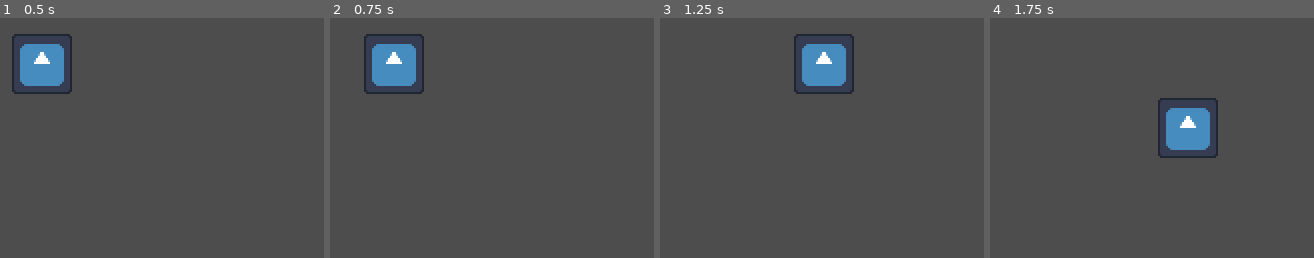
Above: before the commit, frames 1-4 (left to right).
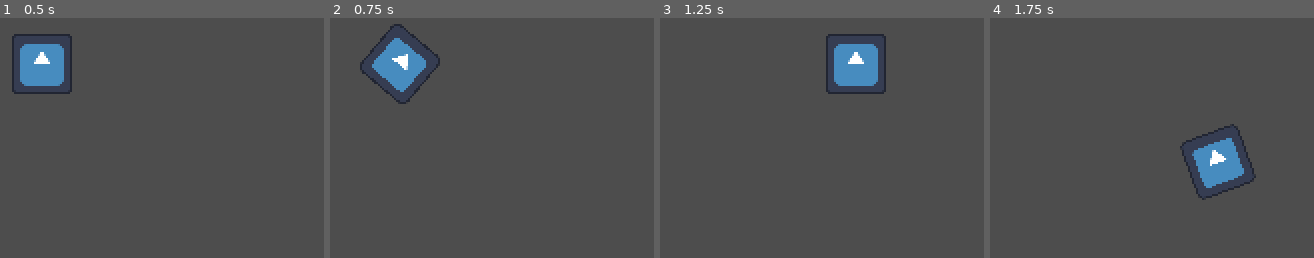
Above: after the commit, the same moments.

Repository: GabrielAF-Faca/GMTK-2025
Game: Godot game, scene res://scenes/main.tscn
Same seed, same stepped clock (60 frames per second), same inputs: the game is played once before the commit and once after it. The engine's default icon, where the game draws it, is replaced by a stand-in: a white triangle on a blue panel in a dark square.
Inputs:
- Up to frame 1 (0.5 s): no input
- Up to frame 2 (0.75 s): tap Enter at 0.5 s; hold Right (move_right) from 0.53 s (still down); tap Shift (roll) at 0.6 s
- Up to frame 3 (1.25 s): keep holding Right (move_right)
- Up to frame 4 (1.75 s): release Right (move_right) at 1.28 s; hold Down (move_down) from 1.28 s (still down); tap Shift (roll) at 1.35 s

Frame 1 is identical in both runs. In frame 2, 2.1% of the frame differs, in the area x 9-34%, y 2-36%; in frame 3, 4.2%; in frame 4, 5.4%, in the area x 51-83%, y 33-76%.

Commit message:
Roll adicionado

Diff:
--- a/scenes/components/animation_component.gd
+++ b/scenes/components/animation_component.gd
@@ -2,7 +2,8 @@
 extends Node
 
 @export_subgroup("Nodes")
-@export var sprite: AnimatedSprite2D
+@export var sprite: Sprite2D
+@export var animation_player: AnimationPlayer
 
 func handle_horizontal_flip(move_direction:float) -> void:
 	if move_direction == 0:
@@ -17,3 +18,8 @@
 		sprite.play("run")
 	else:
 		sprite.play("idle")
+
+func handle_roll_animation(move_direction: Vector2, dodge_duration: float) -> void:
+	if move_direction != Vector2.ZERO:
+		animation_player.speed_scale = 1.0/dodge_duration
+		animation_player.play("roll_left" if move_direction.x < 0 else "roll_right")
--- a/scenes/components/roll_component.gd
+++ b/scenes/components/roll_component.gd
@@ -1,2 +1,29 @@
 class_name RollComponent
 extends Node
+
+@export_subgroup("Settings")
+@export var dodge_speed: float = 120.0
+@export var dodge_duration: float = 0.3
+
+var dodge_roll_dir: Vector2 = Vector2.ZERO
+var dodge_roll_timer: float = 0.0
+
+var rolling = false
+
+func handle_roll_movement(body: CharacterBody2D, direction: Vector2, delta: float) -> void:
+	var elapsed_percent = 1.0 - (dodge_roll_timer/dodge_duration)
+	var current_speed = lerp(dodge_speed, dodge_speed*0.5, elapsed_percent)
+
+	body.velocity = dodge_roll_dir*current_speed
+
+	dodge_roll_timer -= delta
+
+	if dodge_roll_timer <= 0.0:
+		dodge_roll_dir = Vector2.ZERO
+		rolling = false
+
+func _dodge_roll(direction: Vector2) -> void:
+	if direction != Vector2.ZERO:
+		dodge_roll_dir = direction
+		dodge_roll_timer = dodge_duration
+		rolling = true
--- a/scenes/player.tscn
+++ b/scenes/player.tscn
@@ -1,24 +1,83 @@
-[gd_scene load_steps=7 format=3 uid="uid://b5a20owxyt7xw"]
+[gd_scene load_steps=12 format=3 uid="uid://b5a20owxyt7xw"]
 
 [ext_resource type="Texture2D" uid="uid://cplm0vb06pbdj" path="res://icon.svg" id="1_3vyb7"]
 [ext_resource type="Script" uid="uid://dqbvkgds11omj" path="res://scripts/player.gd" id="1_g2els"]
 [ext_resource type="PackedScene" uid="uid://cbiigovafycyr" path="res://scenes/components/input_component.tscn" id="3_dqkch"]
 [ext_resource type="PackedScene" uid="uid://baclhg3vo55mk" path="res://scenes/components/movement_component.tscn" id="4_qlg0r"]
 [ext_resource type="PackedScene" uid="uid://bh7mog2tsxcqk" path="res://scenes/components/animation_component.tscn" id="5_qlg0r"]
+[ext_resource type="PackedScene" uid="uid://cowxes6er0c03" path="res://scenes/components/roll_component.tscn" id="6_tuyoq"]
+
+[sub_resource type="Animation" id="Animation_tuyoq"]
+resource_name = "roll_right"
+tracks/0/type = "value"
+tracks/0/imported = false
+tracks/0/enabled = true
+tracks/0/path = NodePath(".:rotation")
+tracks/0/interp = 1
+tracks/0/loop_wrap = true
+tracks/0/keys = {
+"times": PackedFloat32Array(0, 1),
+"transitions": PackedFloat32Array(1, 1),
+"update": 0,
+"values": [0.0, 6.28319]
+}
+
+[sub_resource type="Animation" id="Animation_fjrip"]
+length = 0.001
+tracks/0/type = "value"
+tracks/0/imported = false
+tracks/0/enabled = true
+tracks/0/path = NodePath(".:rotation")
+tracks/0/interp = 1
+tracks/0/loop_wrap = true
+tracks/0/keys = {
+"times": PackedFloat32Array(0),
+"transitions": PackedFloat32Array(1),
+"update": 0,
+"values": [0.0]
+}
+
+[sub_resource type="Animation" id="Animation_smehm"]
+resource_name = "roll_left"
+tracks/0/type = "value"
+tracks/0/imported = false
+tracks/0/enabled = true
+tracks/0/path = NodePath(".:rotation")
+tracks/0/interp = 1
+tracks/0/loop_wrap = true
+tracks/0/keys = {
+"times": PackedFloat32Array(0, 1),
+"transitions": PackedFloat32Array(1, 1),
+"update": 0,
+"values": [0.0, -6.28319]
+}
+
+[sub_resource type="AnimationLibrary" id="AnimationLibrary_smehm"]
+_data = {
+&"RESET": SubResource("Animation_fjrip"),
+&"roll_left": SubResource("Animation_smehm"),
+&"roll_right": SubResource("Animation_tuyoq")
+}
 
 [sub_resource type="RectangleShape2D" id="RectangleShape2D_g2els"]
 size = Vector2(120, 119)
 
-[node name="Player" type="CharacterBody2D" node_paths=PackedStringArray("input_component", "movement_component", "animation_component")]
+[node name="Player" type="CharacterBody2D" node_paths=PackedStringArray("input_component", "movement_component", "animation_component", "roll_component")]
 script = ExtResource("1_g2els")
 input_component = NodePath("InputComponent")
 movement_component = NodePath("MovementComponent")
 animation_component = NodePath("AnimationComponent")
+roll_component = NodePath("RollComponent")
 
 [node name="Sprite2D" type="Sprite2D" parent="."]
 position = Vector2(0, 1)
 scale = Vector2(0.240001, 0.240001)
 texture = ExtResource("1_3vyb7")
+
+[node name="AnimationPlayer" type="AnimationPlayer" parent="Sprite2D"]
+libraries = {
+&"": SubResource("AnimationLibrary_smehm")
+}
 
 [node name="CollisionShape2D" type="CollisionShape2D" parent="."]
 position = Vector2(0, 0.5)
@@ -31,4 +90,9 @@
 accel_speed = 10.0
 decel_speed = 9.0
 
-[node name="AnimationComponent" parent="." instance=ExtResource("5_qlg0r")]
+[node name="AnimationComponent" parent="." node_paths=PackedStringArray("sprite", "animation_player") instance=ExtResource("5_qlg0r")]
+sprite = NodePath("../Sprite2D")
+animation_player = NodePath("../Sprite2D/AnimationPlayer")
+
+[node name="RollComponent" parent="." instance=ExtResource("6_tuyoq")]
+dodge_speed = 200.0
--- a/scripts/player.gd
+++ b/scripts/player.gd
@@ -4,9 +4,19 @@
 @export var input_component: InputComponent
 @export var movement_component: MovementComponent
 @export var animation_component: AnimationComponent
+@export var roll_component: RollComponent
+
 
 func _physics_process(delta: float) -> void:
-	movement_component.handle_movement(self, input_component.direction, delta)
+
+	if not roll_component.rolling:
+		movement_component.handle_movement(self, input_component.direction, delta)
+	else:
+		roll_component.handle_roll_movement(self, input_component.direction, delta)
+
+	if input_component.roll:
+		roll_component._dodge_roll(input_component.direction)
+		animation_component.handle_roll_animation(input_component.direction, roll_component.dodge_duration)
 
 	#animation_component.handle_move_animation(input_component.direction)
 	move_and_slide()
